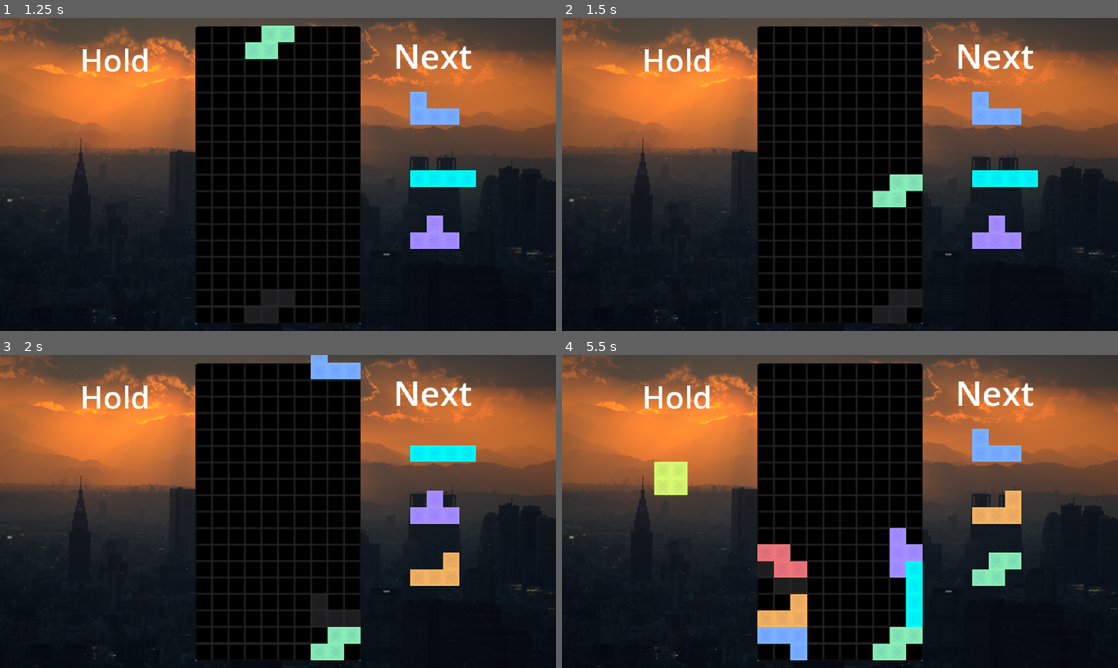
Above: before the commit, frames 1-4 (two rows, left to right).
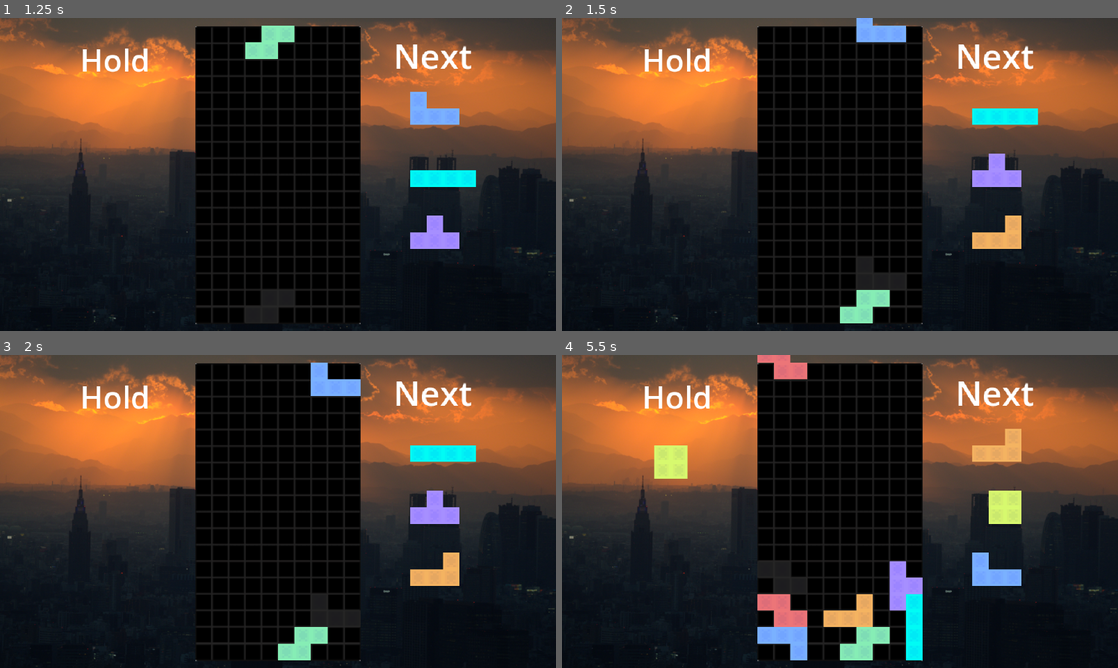
Above: after the commit, the same moments.

Repository: dwu2617/TetrisGodot
Game: Godot game, scene res://start.tscn
The game is run twice, just before and just after one commit, with the same random seed, the same clock (stepped at 60 frames per second) and the same inputs. Video files are missing from this copy of the repository; at most half a second of black plays in their place.
Inputs:
- Up to frame 1 (1.25 s): click "Start" at 0.5 s
- Up to frame 2 (1.5 s): hold Right (Right) from 1.28 s (still down); tap Space (Harddrop) at 1.35 s
- Up to frame 3 (2 s): keep holding Right (Right)
- Up to frame 4 (5.5 s): release Right (Right) at 2.03 s; hold Left (Left) 2.03-2.78 s; tap A (180) at 2.1 s; tap Space (Harddrop) at 2.3, 3.05, 3.8, 4.35, 5.3 s; hold Right (Right) 2.78-4.28 s; tap Shift (Clockwise) at 2.85 s; tap Up (Counterclockwise) at 3.6 s; hold Left (Left) from 4.28 s (still down); tap C (Hold) at 5.1 s

Frame 1 is identical in both runs. In frame 2, 5.1% of the frame differs, in the area x 50-86%, y 0-98%; in frame 3, 2.2%; in frame 4, 8.4%, in the area x 16-83%, y 0-98%.

Commit message:
Harddrop speed fix
Harddrop is no longer a fast soft drop, and is now instant

Diff:
--- a/block.gd
+++ b/block.gd
@@ -25,6 +25,7 @@
 var hardDrop = false
 var map
 var active = false
+var bottom
 
 
 # Called when the node enters the scene tree for the first time.
@@ -156,10 +157,16 @@
 	gravity_time = 60/gravity
 
 func hard_drop():
+	var y_shift = 1000
+	var column
 	hardDrop = true
-	while (playing):
-		shift_y(1)
-		await get_tree().create_timer(0.001).timeout
+	for block in children:
+		column = getX(block)
+		if bottom[column] - getY(block) < y_shift:
+			y_shift = bottom[column] - getY(block)
+	if y_shift > 0:
+		shift_y(y_shift-1)
+
 
 
 
@@ -207,7 +214,7 @@
 	return right
 
 
-func setBoundaries(mapArray):
+func setBoundaries(mapArray, bottomArray):
 	rightBounded = false
 	leftBounded = false
 	for block in self.get_children():
@@ -216,6 +223,7 @@
 		if mapArray[getY(block)][getX(block)+1] == "[]":
 			rightBounded = true
 	map = mapArray
+	bottom = bottomArray
 
 func change(value):
 	return(value-4)/8
--- a/map.gd
+++ b/map.gd
@@ -195,7 +195,6 @@
 	for block in current_block.get_children():
 		i+=1
 		column = current_block.getX(block)
-		$ShadowPiece.block(i).position = Vector2(column*8+4,0)
 		if bottom[column] - current_block.getY(block) < y_shift:
 			y_shift = bottom[column] - current_block.getY(block)
 			print(y_shift)
@@ -273,7 +272,7 @@
 
 		if (onBlock()):
 			current_block.playing = false
-		current_block.setBoundaries(map)
+		current_block.setBoundaries(map, bottom)
 
 		$Score.text = "Score\n" + str(score)
 
